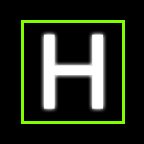
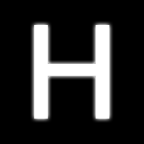
Before/after of a (144, 144) layered artwork. What changed in the layer stack:
added layer "H" (1st of 2) above "H" over box(34, 25, 110, 119)
hid "H" (2nd of 2) over box(44, 34, 103, 109)
hid "Rectangle 1" over box(21, 20, 125, 124)
